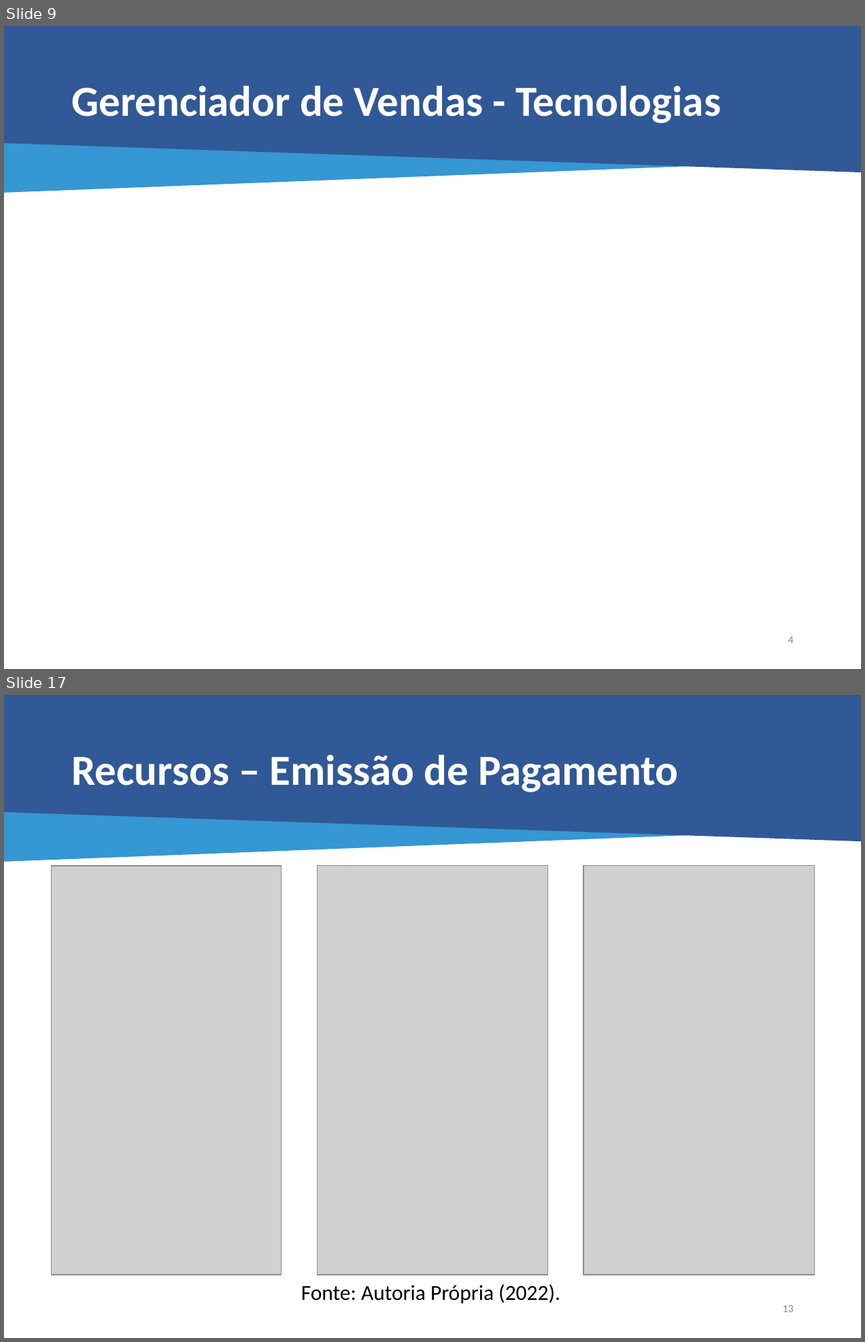
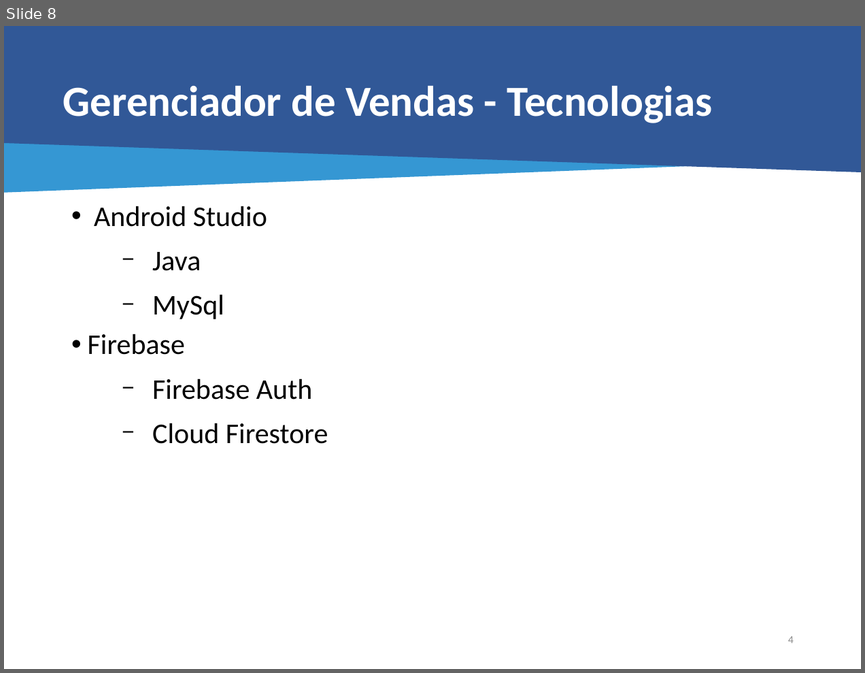
Before and after one commit to JohnAndante/tcc-project, a slide deck: Apresentação/TCC - Gerenciador de Vendas - Final.pptx. Shown one above the other, each under a label of ours: slides 9 and 17 before the commit, slide 8 after it; the slides between them are not shown. The pictures are 865x1342 and 865x673 pixels, drawn with LibreOffice and Linux fonts; fonts in the diff are those of the drawing; grey boxes stand for pictures. Boxes give left, top, right and bottom in pixels: in the first picture for what was removed or moved away, otherwise in the second. Text is boxed around its words. In the diff, an @@ line names an element or a change of style, - is before the commit and + after.

```diff
--- a/Apresentação/TCC - Gerenciador de Vendas - Final.pptx
+++ b/Apresentação/TCC - Gerenciador de Vendas - Final.pptx
@@ slide 17 removed at bbox=[4, 695, 861, 1338], background #FFFFFF @@
@@ flow chart manual input removed at bbox=[4, 697, 861, 861] @@
@@ flow chart manual input removed at bbox=[4, 695, 861, 841] @@
@@ title removed at bbox=[71, 754, 678, 792] @@
-Recursos – Emissão de Pagamento
@@ picture removed at bbox=[51, 866, 281, 1274] @@
@@ picture removed at bbox=[317, 866, 547, 1274] @@
@@ picture removed at bbox=[583, 866, 814, 1274] @@
@@ text removed at bbox=[301, 1284, 560, 1303] @@
-Fonte: Autoria Própria (2022).
@@ text removed at bbox=[783, 1305, 793, 1312] @@
-13
@@ what was slide 9 is now slide 8 @@
@@ slide 8 changed as well @@
@@ title "Gerenciador de Vendas - Tecnologias": place and size @@
-title "Gerenciador de Vendas - Tecnologias" at bbox=[71, 85, 721, 123]
+title "Gerenciador de Vendas - Tecnologias" at bbox=[63, 85, 712, 123]
@@ text added at bbox=[88, 206, 328, 444], 24 pt, text #000000 @@
+• Android Studio
+  − Java
+  − MySql
+• Firebase
+  − Firebase Auth
+  − Cloud Firestore
```
Also in this commit, not shown: 10 other slides changed, 1 slide added, 7 other slides removed, 34 other files.
